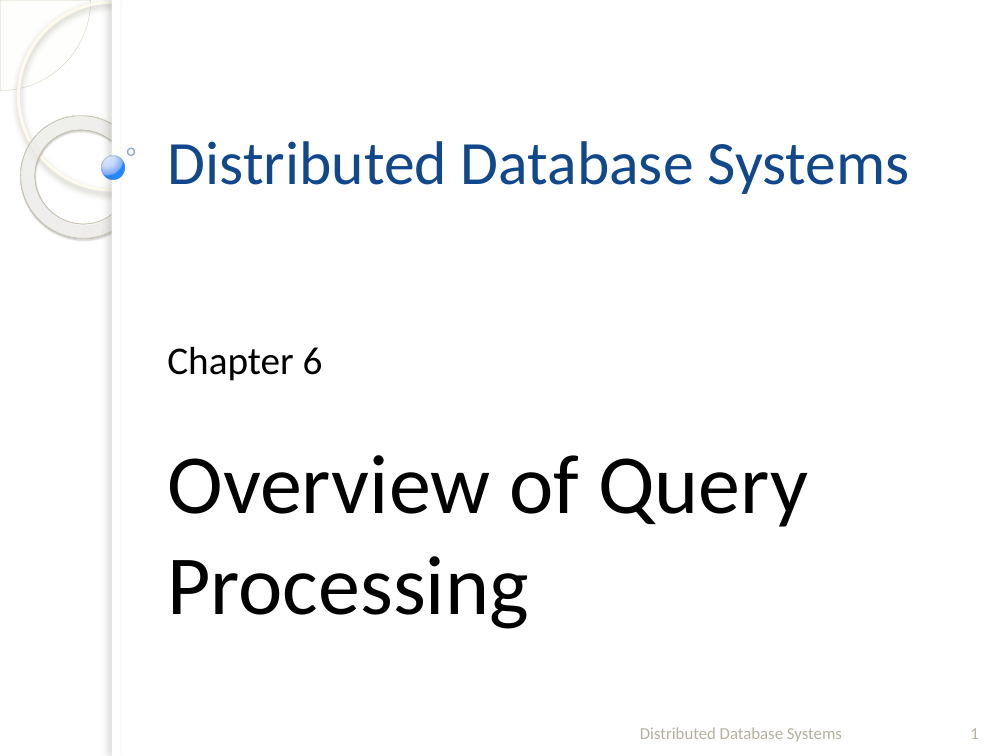
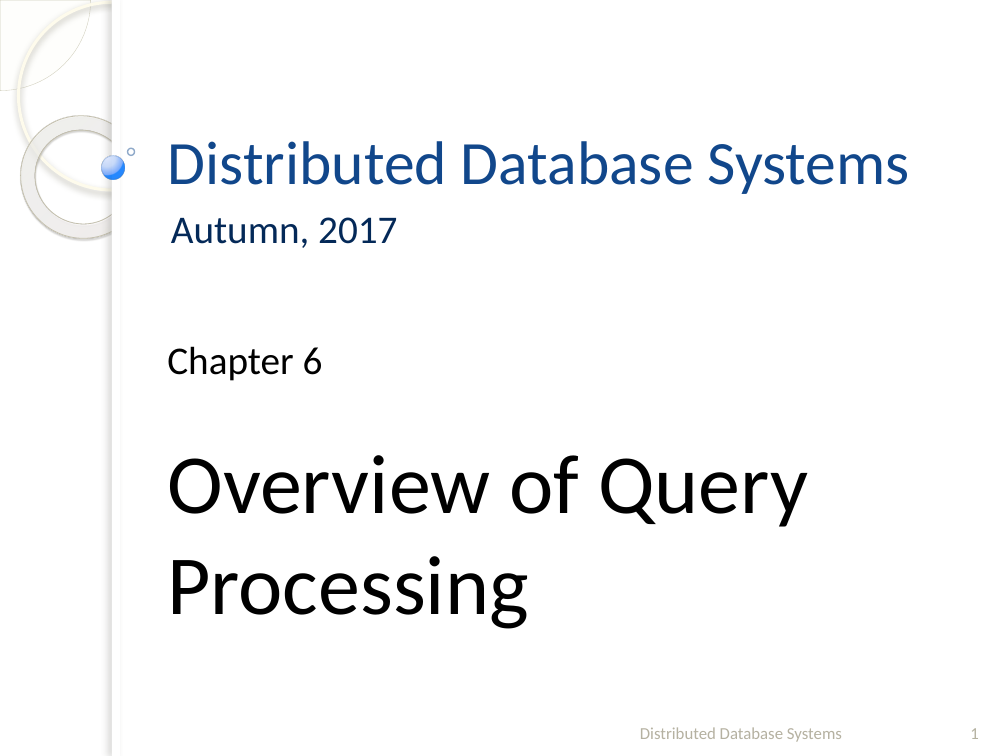
Before and after one commit to fanju1984/ddb, a slide deck: slide 1 of Fall 2017/Slides/03. Query Processing-1.pptx. Drawn at 1008x756 pixels with LibreOffice and Linux fonts; fonts in the diff are those of the drawing; background and template pictures are left out. Boxes give left, top, right and bottom in pixels: in the first picture for what was removed or moved away, otherwise in the second. Text is boxed around its words. In the diff, an @@ line names an element or a change of style, - is before the commit and + after.

```diff
--- a/Fall 2017/Slides/03. Query Processing-1.pptx
+++ b/Fall 2017/Slides/03. Query Processing-1.pptx
@@ subtitle added at [171,217,397,248], 28 pt, text #042A58 @@
+Autumn, 2017
```
Also in this commit, not shown: 1 other slide changed, 1 other file.
